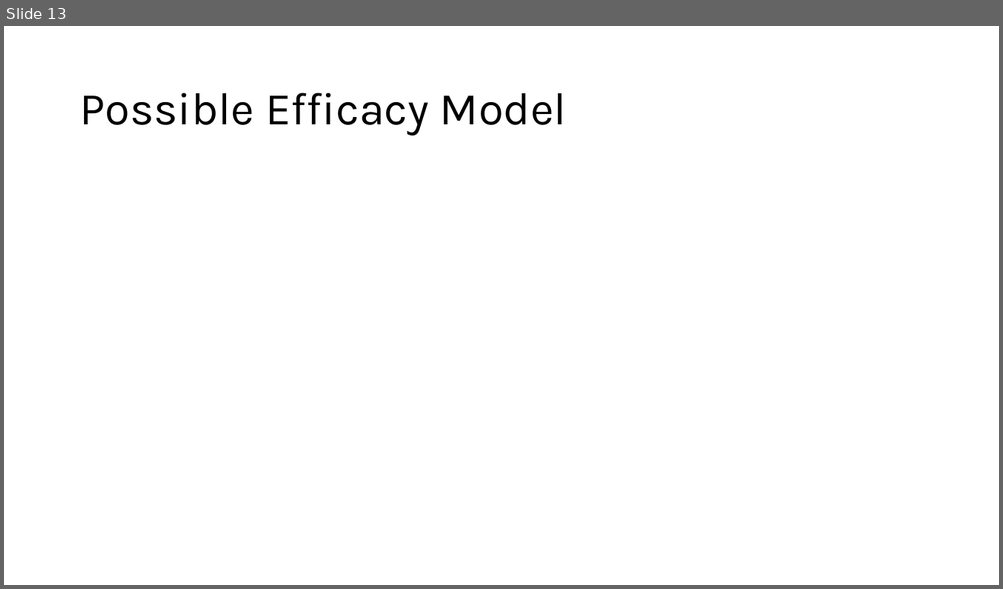
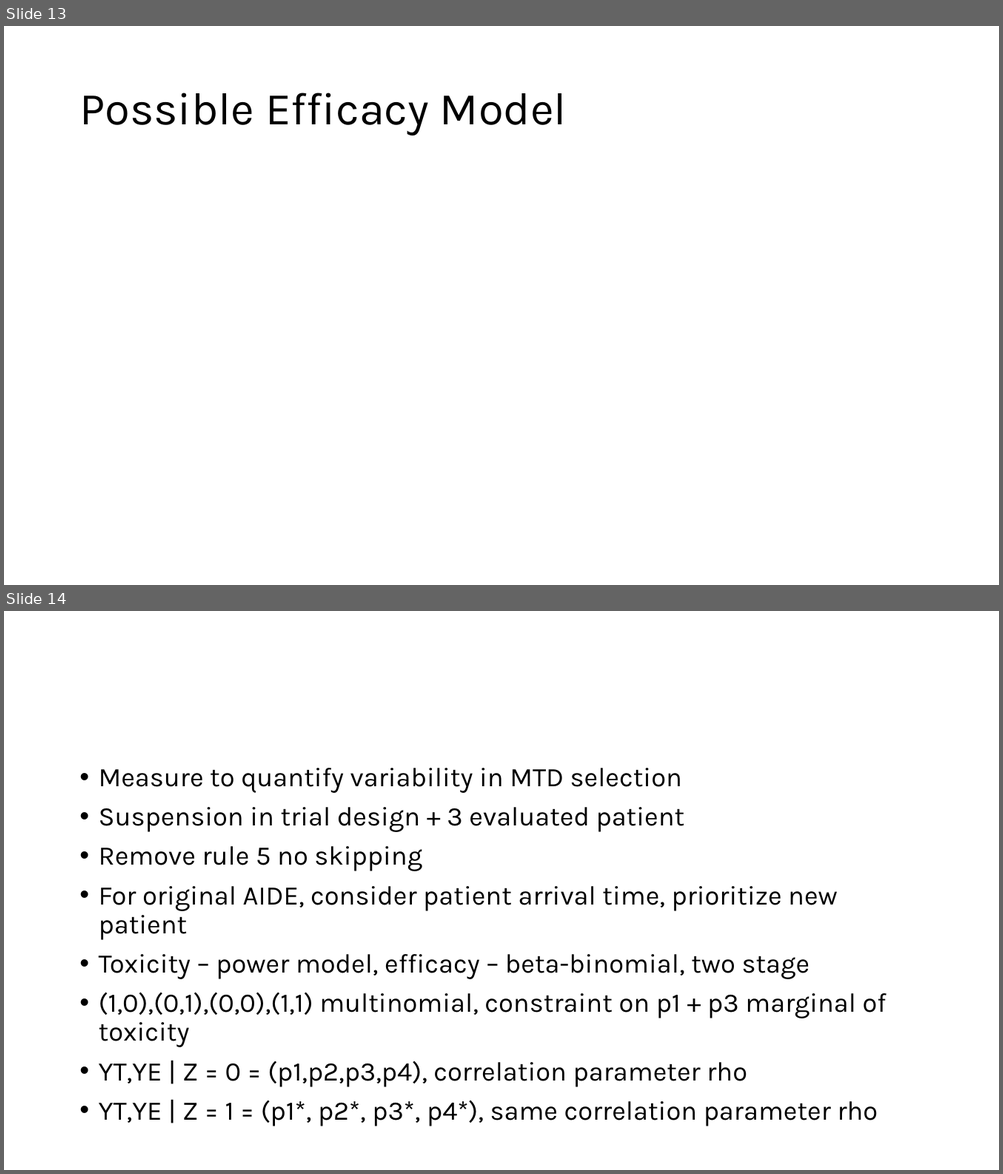
Before and after one commit to sichengy0725/AIDE-CRM, a slide deck: Presentation 7-6-2026/Presentation 7-6-2026.pptx. Shown one above the other, each under a label of ours: slide 13 before the commit, slides 13 and 14 after it. The pictures are 1003x589 and 1003x1174 pixels, drawn with LibreOffice and Linux fonts; fonts in the diff are those of the drawing; grey boxes stand for pictures. Boxes give left, top, right and bottom in pixels: in the first picture for what was removed or moved away, otherwise in the second. Text is boxed around its words. In the diff, an @@ line names an element or a change of style, - is before the commit and + after.

Commit message:
new AIDE + TITE

```diff
--- a/Presentation 7-6-2026/Presentation 7-6-2026.pptx
+++ b/Presentation 7-6-2026/Presentation 7-6-2026.pptx
@@ slide 14 added at (4, 611, 999, 1170), background #FFFFFF @@
@@ text added at (99, 768, 886, 1127), 25.9 pt, text #000000 @@
+• Measure to quantify variability in MTD selection
+• Suspension in trial design + 3 evaluated patient
+• Remove rule 5 no skipping
+• For original AIDE, consider patient arrival time, prioritize new patient
+• Toxicity – power model, efficacy – beta-binomial, two stage
+• (1,0),(0,1),(0,0),(1,1) multinomial, constraint on p1 + p3 marginal of toxicity
+• YT,YE | Z = 0 = (p1,p2,p3,p4), correlation parameter rho
+• YT,YE | Z = 1 = (p1*, p2*, p3*, p4*), same correlation parameter rho
```
Also in this commit, not shown: 29 other files.
